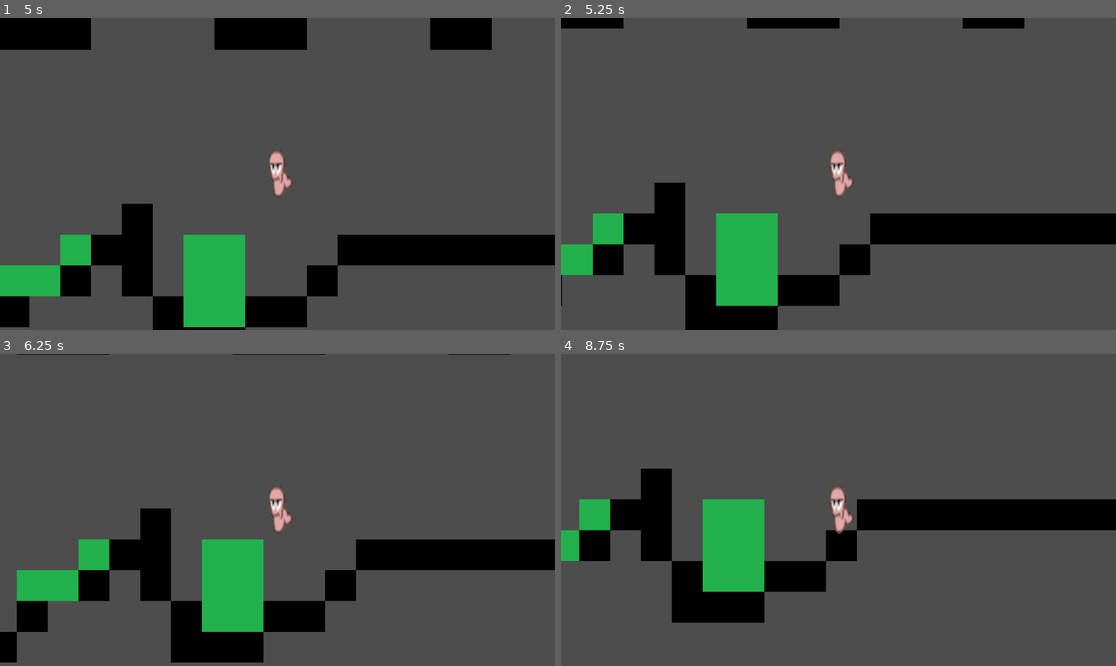
Above: before the commit, frames 1-4 (two rows, left to right).
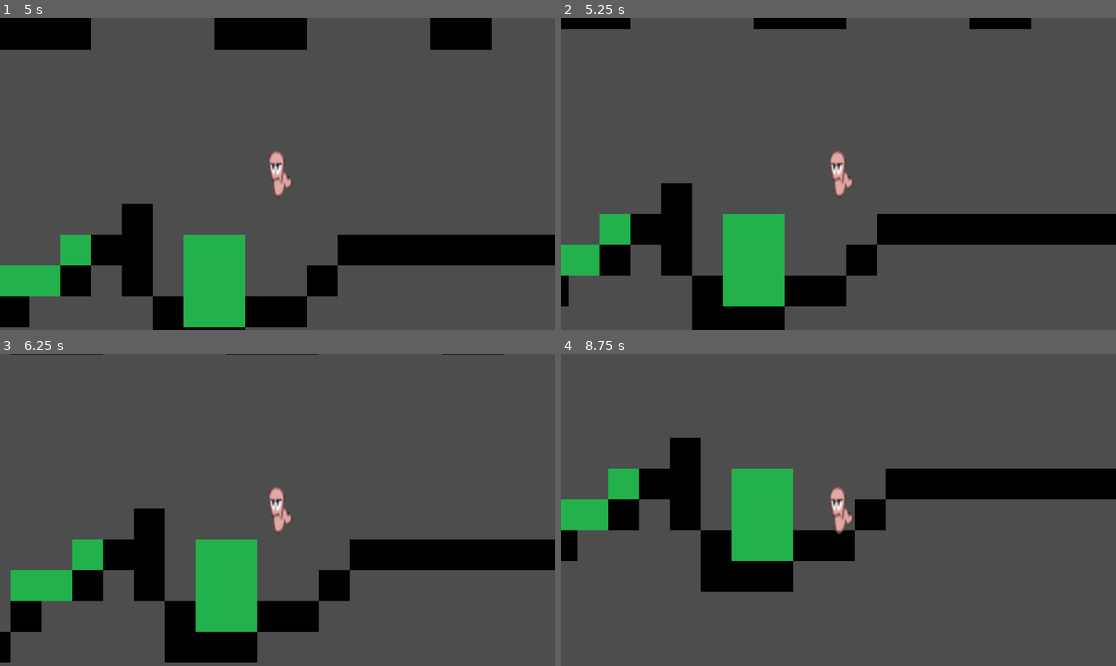
Above: after the commit, the same moments.

Repository: MugshotGithub/Minijam
Game: Godot game, scene res://main.tscn
Same seed, same stepped clock (60 frames per second), same inputs: the game is played once before the commit and once after it.
Inputs:
- Up to frame 1 (5 s): tap Enter (ui_accept) at 0.5, 0.77, 1.52, 2.75, 3.02, 3.77, 4.52 s; hold Right (ui_right) 0.53-2.03 s; hold Left (ui_left) 2.03-2.78 s; hold Right (ui_right) 2.78-4.28 s; hold Left (ui_left) from 4.28 s (still down)
- Up to frame 2 (5.25 s): release Left (ui_left) at 5.03 s; hold Right (ui_right) from 5.03 s (still down)
- Up to frame 3 (6.25 s): tap Enter (ui_accept) at 5.75, 6.02 s; release Right (ui_right) at 5.78 s; hold Left (ui_left) from 5.78 s (still down)
- Up to frame 4 (8.75 s): tap Enter (ui_accept) at 6.77, 7.52 s; release Left (ui_left) at 7.28 s; hold Right (ui_right) from 7.28 s (still down)

Frame 1 is identical in both runs. In frame 2, 3.4% of the frame differs, in the area x 0-100%, y 0-100%; in frame 3, 3.0%; in frame 4, 21%, in the area x 0-100%, y 26-87%.

Commit message:
more rope shit?

Diff:
--- a/ropesegment.tscn
+++ b/ropesegment.tscn
@@ -5,6 +5,9 @@
 height = 26.0
 
 [node name="ropesegment" type="RigidBody2D"]
+mass = 0.01
+gravity_scale = -8.0
+can_sleep = false
 
 [node name="CollisionShape2D" type="CollisionShape2D" parent="."]
 shape = SubResource("CapsuleShape2D_kdfg4")
--- a/scripts/RopeHolder.gd
+++ b/scripts/RopeHolder.gd
@@ -1,20 +1,25 @@
 extends StaticBody2D
 
 
-var rope_length = 10
+var rope_length = 5
 var segment_scene = preload("res://ropesegment.tscn")
+var segment_y_offset = 35  # The amount to offset the y position by
+var joint_y_offset = 5  # The amount to offset the y position by
 
 func _ready():
 	var previous_segment = null
 	var rope_holder = self
 	for i in range(rope_length):
 		var segment = segment_scene.instantiate()
+		segment.position.y += i * segment_y_offset  # Offset the y position
 		rope_holder.add_child(segment)  # Add the segment as a child of the RopeHolder node
+		var joint
 		if previous_segment == null:
 			previous_segment = rope_holder
-
-		var joint = PinJoint2D.new()
+		joint = PinJoint2D.new()
+		joint.softness = 1.0
 		previous_segment.add_child(joint)
+		joint.position.y += i * joint_y_offset
 		joint.node_a = previous_segment.get_path()
 		joint.node_b = segment.get_path()
 		previous_segment = segment
